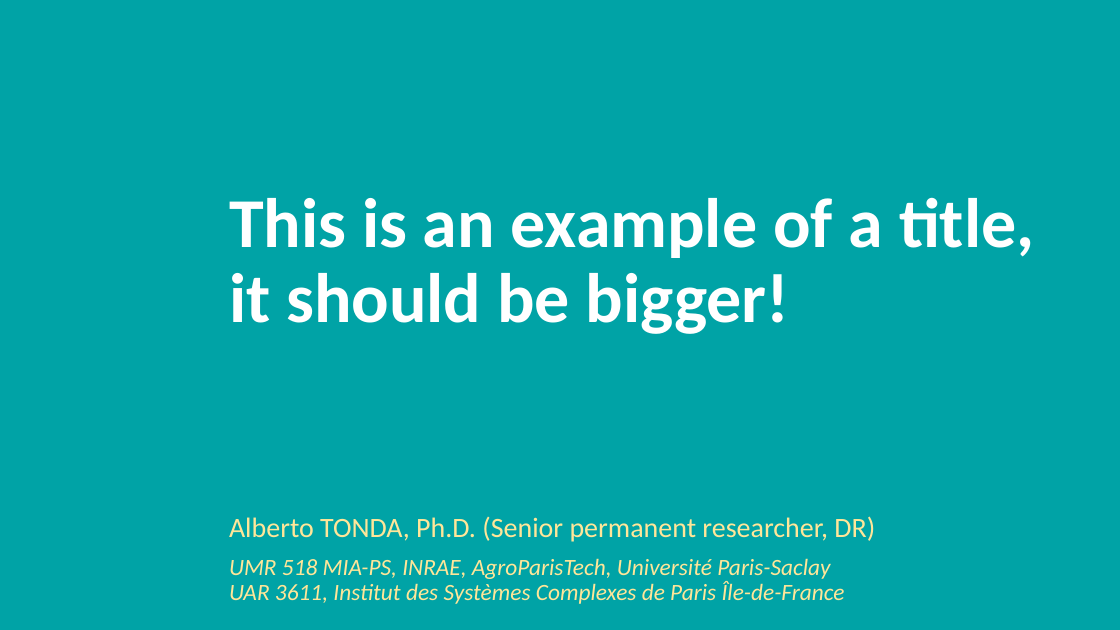
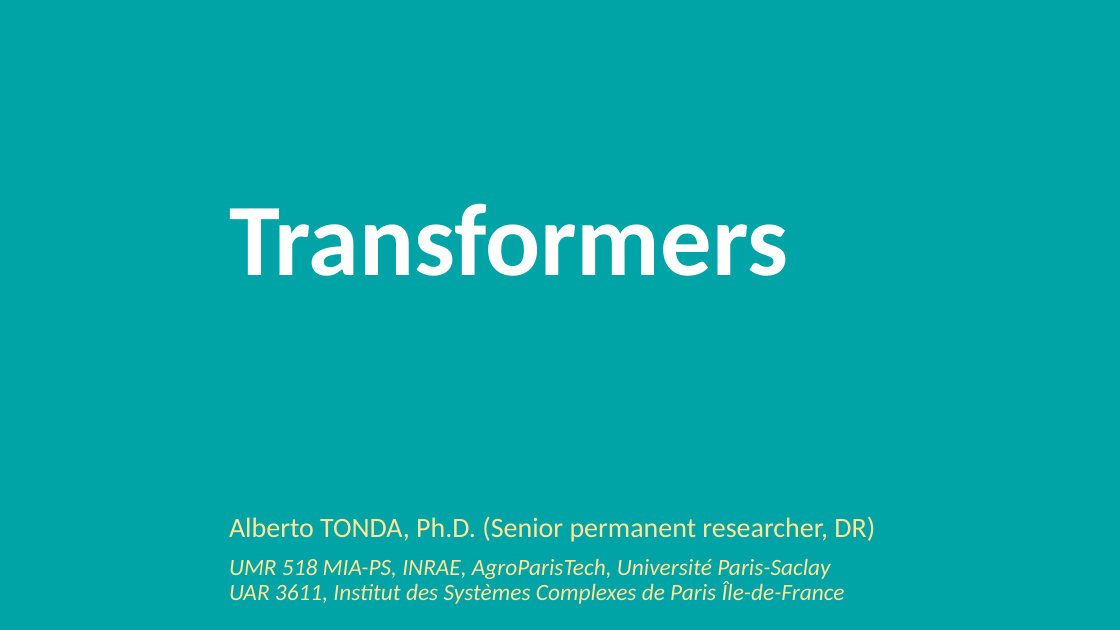
Before and after one commit to albertotonda/teaching, a slide deck: slide 1 of deep-learning-in-practice-with-pytorch/5-transformers.pptx. Drawn at 1120x630 pixels with LibreOffice and Linux fonts; fonts in the diff are those of the drawing; background and template pictures are left out. Boxes give left, top, right and bottom in pixels: in the first picture for what was removed or moved away, otherwise in the second. Text is boxed around its words. In the diff, an @@ line names an element or a change of style, - is before the commit and + after.

```diff
--- a/deep-learning-in-practice-with-pytorch/5-transformers.pptx
+++ b/deep-learning-in-practice-with-pytorch/5-transformers.pptx
@@ title at bbox=[229, 203, 788, 276]: text changed; size 60 to 88 pt @@
-This is an example of a title, it should be bigger!
+Transformers
```
Also in this commit, not shown: 4 other slides changed, 5 slides added, 11 other files.
